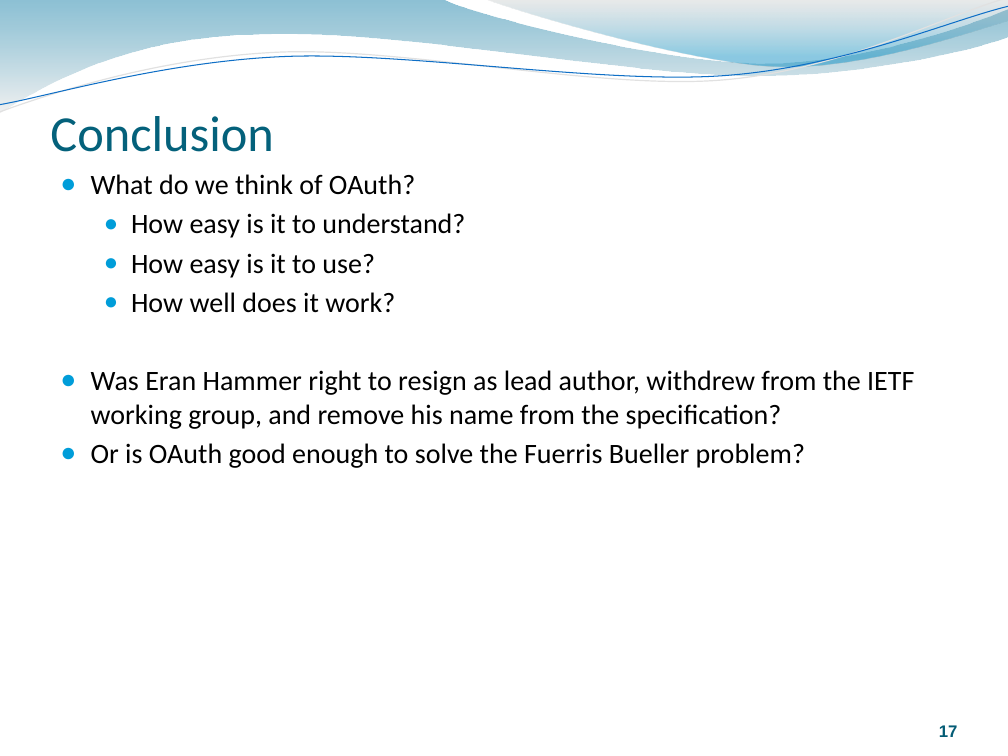
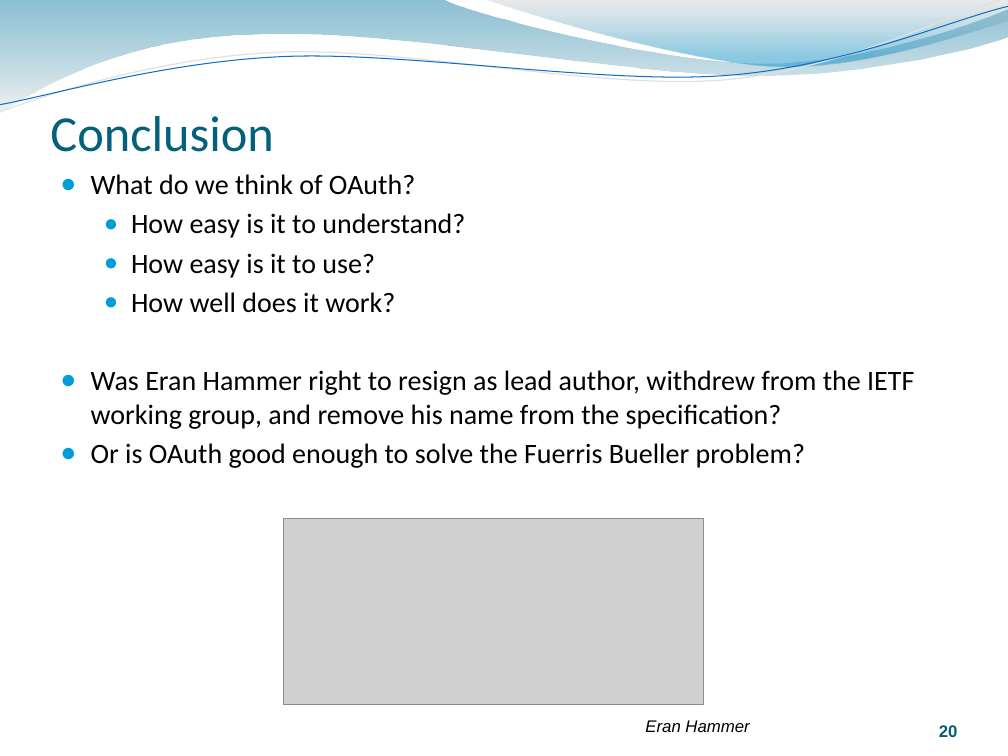
Before and after one commit to rozanski/bcs_spa14, a slide deck: slide 20 of session-materials/Oauth-Session.pptx (slide 17 before the commit). Drawn at 1008x756 pixels with LibreOffice and Linux fonts; fonts in the diff are those of the drawing; grey boxes stand for pictures. Boxes give left, top, right and bottom in pixels: in the first picture for what was removed or moved away, otherwise in the second. Text is boxed around its words. In the diff, an @@ line names an element or a change of style, - is before the commit and + after.

```diff
--- a/session-materials/Oauth-Session.pptx
+++ b/session-materials/Oauth-Session.pptx
@@ picture added at (283, 518, 704, 704) @@
@@ text added at (645, 720, 749, 732), 12 pt, text #000000, italic @@
+Eran Hammer
@@ page number at (939, 725, 958, 737): text changed @@
-17
+20
```
Also in this commit, not shown: 16 other slides changed, 3 slides added, 2 other files.
